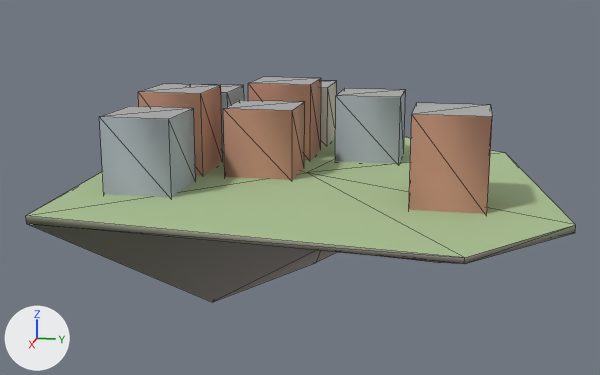
Before and after pictures for a commit that changed the glTF model godot_project/remake/sky/islands/SKY-015.lod2.glb.
Camera for both pictures: a 50 mm camera at (224.7, 43.5, 51.7) aimed at (0.6, -1.3, -4.3). The lights are fixed; the arrows at lower left show +X, +Y and +Z. The older version comes first. Mesh edges are drawn as thin lines. Vertices at exactly the same position are counted once.

The first picture shows 'buildings', 'deck', 'rock'.
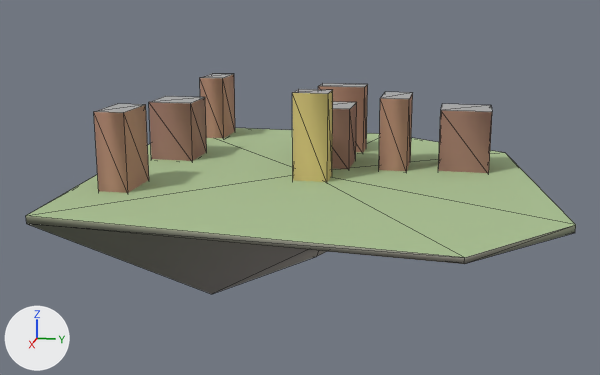
Patch to the scene script:
```diff
--- a/godot_project/remake/sky/islands/SKY-015.lod2.glb.py
+++ b/godot_project/remake/sky/islands/SKY-015.lod2.glb.py
@@ me_rock @@
 # used by ob_rock; location = (0.0, 0.0, 0.0)
-me_rock.from_pydata(...)  # 21 vertices, 34 faces; spans x -68.6..67.7, y -60.3..68.5, z -32.3..0.0
+me_rock.from_pydata(...)  # 21 vertices, 34 faces; spans x -68.6..67.7, y -60.3..68.5, z -30.0..0.0
+# me_rock part 1: all 9 vertices in x -38.6..21.4, y -21.5..38.5, z -32.3..-14.9 are scaled about the mesh origin by (1, 1, 0.928)
 me_rock.materials.append(mat_sky_rock)
@@ me_buildings @@
 # used by ob_buildings; location = (0.0, 0.0, 0.0)
-me_buildings.from_pydata(...)  # 64 vertices, 80 faces; spans x -59.9..34.6, y -45.0..49.5, z -0.5..22.6
+me_buildings.from_pydata(...)  # 64 vertices, 80 faces; spans x -60.9..32.1, y -49.0..50.7, z -0.5..23.7
+# me_buildings part 2: the loose piece of 8 vertices spanning x 15.6..34.6, y 31.5..49.5, z -0.5..22.6 is scaled about its middle by (0.421, 0.528, 1.05), then moved by (-18.6, -37.1, 0.6)
+# me_buildings part 3: the loose piece of 8 vertices spanning x -9.9..9.1, y -45.0..-27.0, z -0.5..22.6 is scaled about its middle by (0.763, 0.444, 0.907), then moved by (-13.6, 60.1, -1.1)
+# me_buildings part 4: the loose piece of 8 vertices spanning x -34.4..-16.4, y -20.5..-1.5, z -0.5..22.6 is scaled about its middle by (0.806, 0.421, 0.907), then moved by (50.3, -32.6, -1.1)
+# me_buildings part 5: the loose piece of 8 vertices spanning x -35.4..-16.4, y -45.0..-27.0, z -0.5..19.6 is scaled about its middle by (0.421, 0.806, 1.04), then moved by (-9.4, 41.4, 0.4)
+# me_buildings part 6: the loose piece of 8 vertices spanning x -34.4..-16.4, y 6.0..25.0, z -0.5..19.6 is scaled about its middle by (0.806, 0.421, 1.04), then moved by (-28.2, -56.9, 0.4)
+# me_buildings part 7: the loose piece of 8 vertices spanning x 15.6..34.6, y -45.0..-27.0, z -0.5..19.6 is scaled about its middle by (0.737, 0.722, 0.883), then moved by (-38.4, 41.1, -1.2)
+# me_buildings part 8: the loose piece of 8 vertices spanning x -59.9..-40.9, y -20.5..-0.5, z -0.5..19.0 is scaled about its middle by (0.684, 0.7, 0.915), then moved by (35.0, 54.3, -0.8)
+# me_buildings part 9: the loose piece of 8 vertices spanning x -6.9..10.1, y -20.5..-1.5, z -0.5..18.9 is scaled about its middle by (0.824, 0.684, 0.918), then moved by (-17.0, -31.5, -0.8)
+# me_buildings part 10: 16 faces centred in x -34.4..9.1, y -45.0..-1.5, z 7.2..14.9 are repainted in the vertex colours; the middle colour goes from brown #c49179 to brown #b48872
+# me_buildings part 11: 16 faces centred in x -35.4..-16.4, y -45.0..25.0, z 6.2..12.9 are repainted in the vertex colours; the middle colour goes from grey #adb6bd to brown #b48872
+# me_buildings part 12: 8 faces centred in x 15.6..34.6, y 31.5..49.5, z 7.2..14.9 are repainted in the vertex colours; the middle colour goes from brown #c49179 to yellow #d6c27a
+# me_buildings part 13: 8 faces centred in x 15.6..34.6, y -45.0..-27.0, z 6.2..12.9 are repainted in the vertex colours; the middle colour goes from grey #adb6bd to beige #a1796a
+# me_buildings part 14: 8 faces centred in x -59.9..-40.9, y -20.5..-0.5, z 6.0..12.5 are repainted in the vertex colours; the middle colour goes from pale yellow #d6cdbf to beige #a1796a
+# me_buildings part 15: 8 faces centred in x -6.9..10.1, y -20.5..-1.5, z 6.0..12.4 are repainted in the vertex colours; the middle colour goes from brown #c49179 to beige #a1796a
 me_buildings.materials.append(mat_sky_lod_bldg)
```

Changed parts and their boxes (x1, y1, x2, y2) in the pictures (600 x 375 px; the box of a moved part takes in the faces that stretch with it):
'buildings', reshaped, recoloured (13% shorter): before (99, 77, 492, 214); after (94, 74, 492, 193)
'rock', reshaped (9% shorter): before (26, 216, 576, 302); after (26, 216, 576, 294)
part 1 of me_rock, moved or reshaped: before (34, 225, 459, 302); after (34, 225, 327, 294)
part 2 of me_buildings, moved or reshaped: before (409, 103, 492, 214); after (292, 89, 333, 182)
part 3 of me_buildings, moved or reshaped: before (138, 84, 223, 175); after (379, 92, 413, 171)
part 4 of me_buildings, moved or reshaped: before (248, 77, 321, 160); after (94, 104, 149, 193)
part 5 of me_buildings, moved or reshaped: before (190, 84, 244, 157); after (318, 83, 368, 152)
part 6 of me_buildings, moved or reshaped: before (335, 88, 406, 164); after (200, 74, 235, 138)
part 7 of me_buildings, moved or reshaped: before (99, 106, 196, 198); after (332, 102, 357, 169)
part 8 of me_buildings, moved or reshaped: before (321, 81, 337, 145); after (438, 104, 492, 173)
part 9 of me_buildings, moved or reshaped: before (223, 100, 305, 180); after (149, 96, 207, 161)
part 10 of me_buildings, recoloured: before (138, 79, 321, 175); after (94, 93, 413, 193)
part 11 of me_buildings, recoloured: before (221, 86, 406, 164); after (200, 74, 368, 152)
part 12 of me_buildings, recoloured: before (409, 114, 492, 214); after (292, 90, 333, 182)
part 13 of me_buildings, recoloured: before (99, 108, 196, 198); after (332, 102, 357, 169)
part 14 of me_buildings, recoloured: before (321, 81, 337, 145); after (438, 110, 492, 173)
part 15 of me_buildings, recoloured: before (223, 102, 305, 180); after (149, 98, 207, 161)
